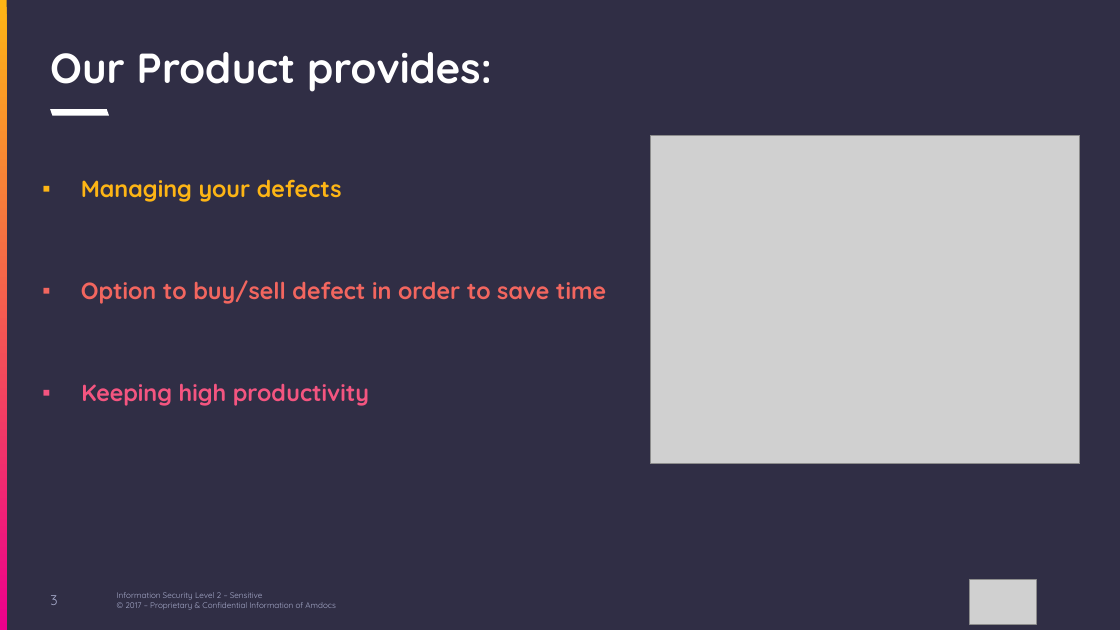
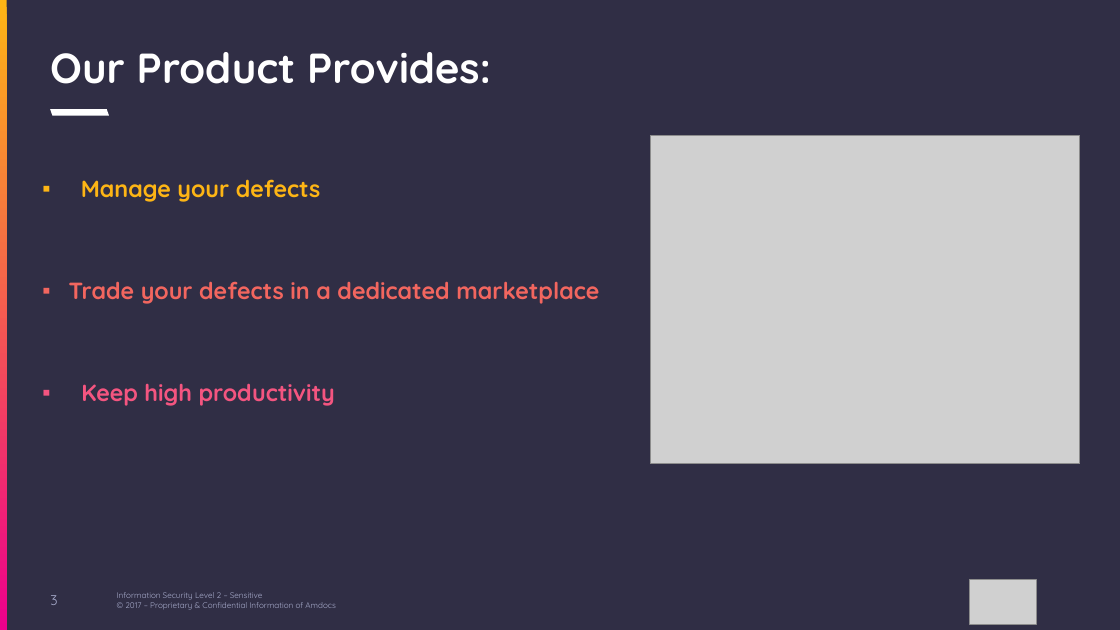
Before and after one commit to BennyAfriat/hackaton2017, a slide deck: slide 3 of Buger.pptx. Drawn at 1120x630 pixels with LibreOffice and Linux fonts; fonts in the diff are those of the drawing; grey boxes stand for pictures; background and template pictures are left out. Boxes give left, top, right and bottom in pixels: in the first picture for what was removed or moved away, otherwise in the second. Text is boxed around its words. In the diff, an @@ line names an element or a change of style, - is before the commit and + after.

```diff
--- a/Buger.pptx
+++ b/Buger.pptx
@@ title at box(50, 52, 491, 84): text changed @@
-Our Product provides:
+Our Product Provides:
@@ text at box(69, 179, 599, 406): text changed @@
-▪ Managing your defects
-▪ Option to buy/sell defect in order to save time
-▪ Keeping high productivity
+▪ Manage your defects
+▪ Trade your defects in a dedicated marketplace
+▪ Keep high productivity
```
Also in this commit, not shown: 3 other slides changed.
